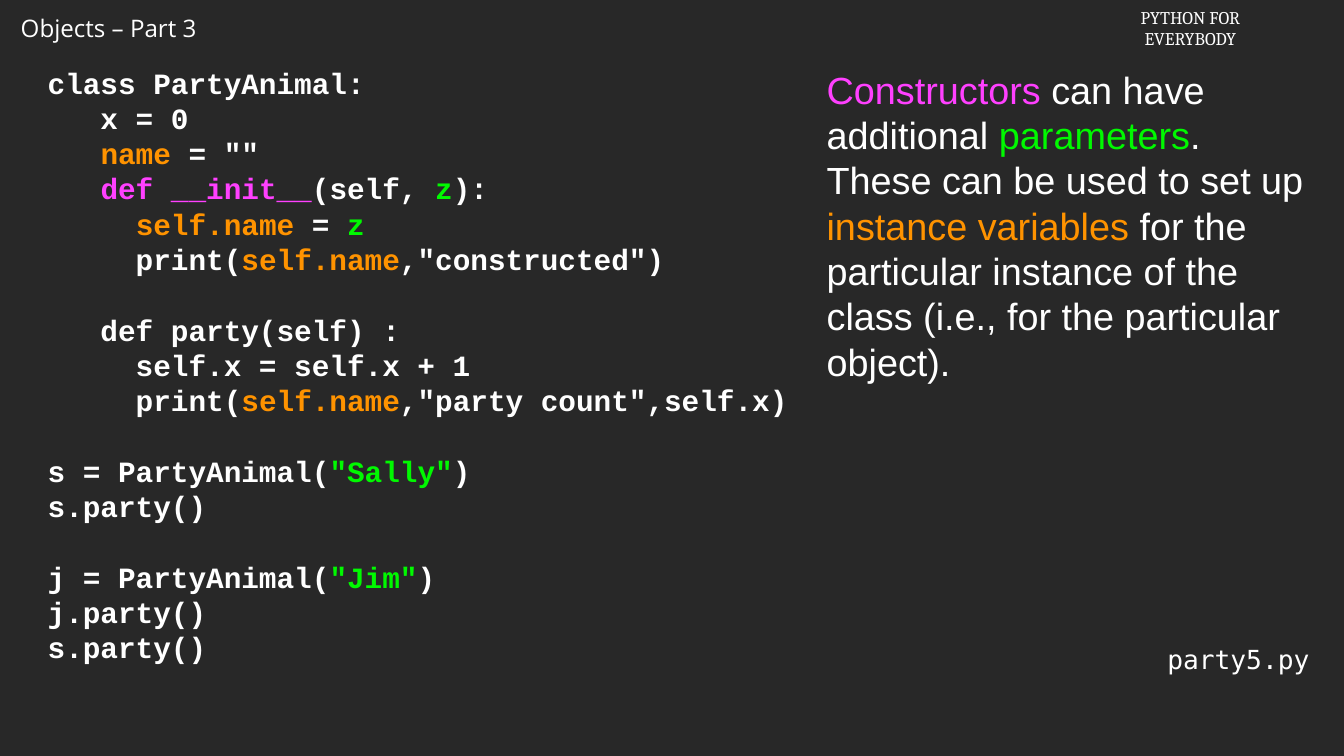
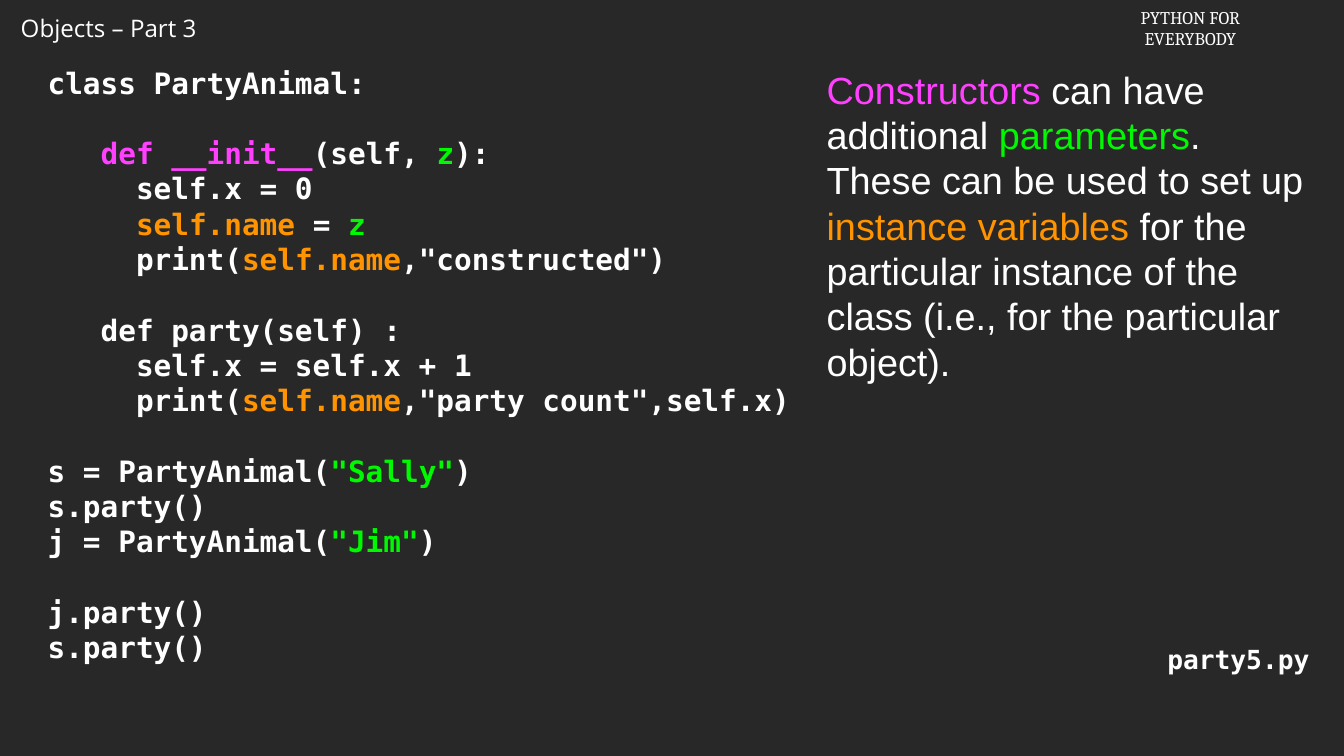
Before and after one commit to csev/py4e, a slide deck: slide 7 of cai/redo-2024/Slides/14-03-python4e.03.120816.pptx. Drawn at 1344x756 pixels with LibreOffice and Linux fonts; fonts in the diff are those of the drawing; background and template pictures are left out. Boxes give left, top, right and bottom in pixels: in the first picture for what was removed or moved away, otherwise in the second. Text is boxed around its words. In the diff, an @@ line names an element or a change of style, - is before the commit and + after.

```diff
--- a/cai/redo-2024/Slides/14-03-python4e.03.120816.pptx
+++ b/cai/redo-2024/Slides/14-03-python4e.03.120816.pptx
@@ text at (48,70,789,664): font Courier New to DejaVu Sans Mono @@
@@ text at (100,109,189,165): paragraphs removed @@
-x = 0
-name = ""
@@ text at (136,176,313,200): paragraph added @@
+self.x = 0
@@ text "party5.py" at (1167,650,1309,675): bold on @@
```
Also in this commit, not shown: 2 other slides changed, 5 slides added, 6 other files.
